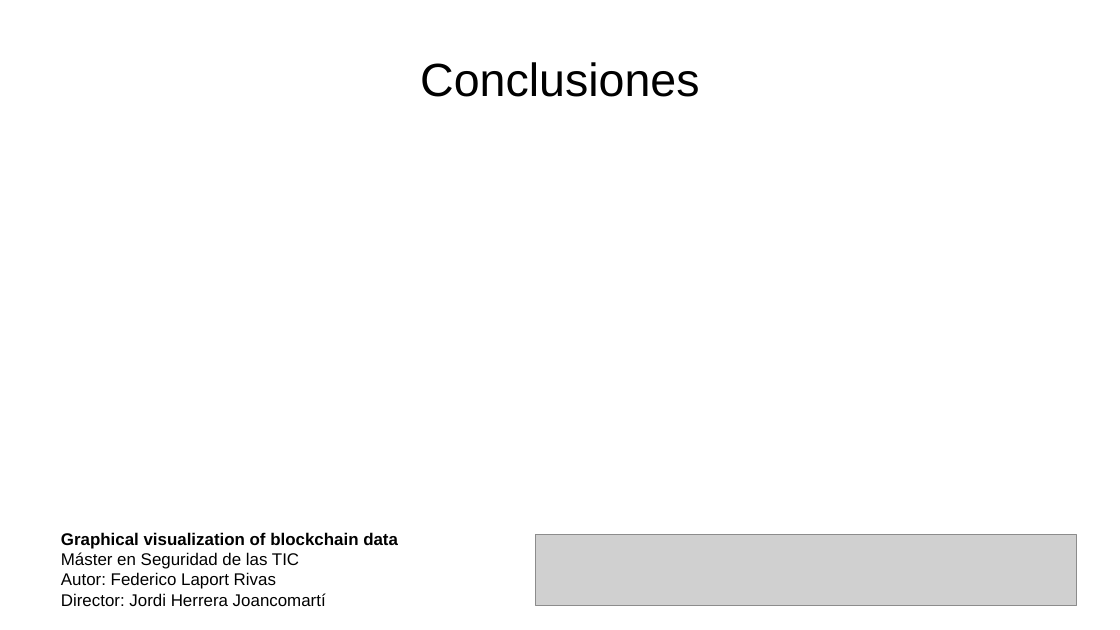
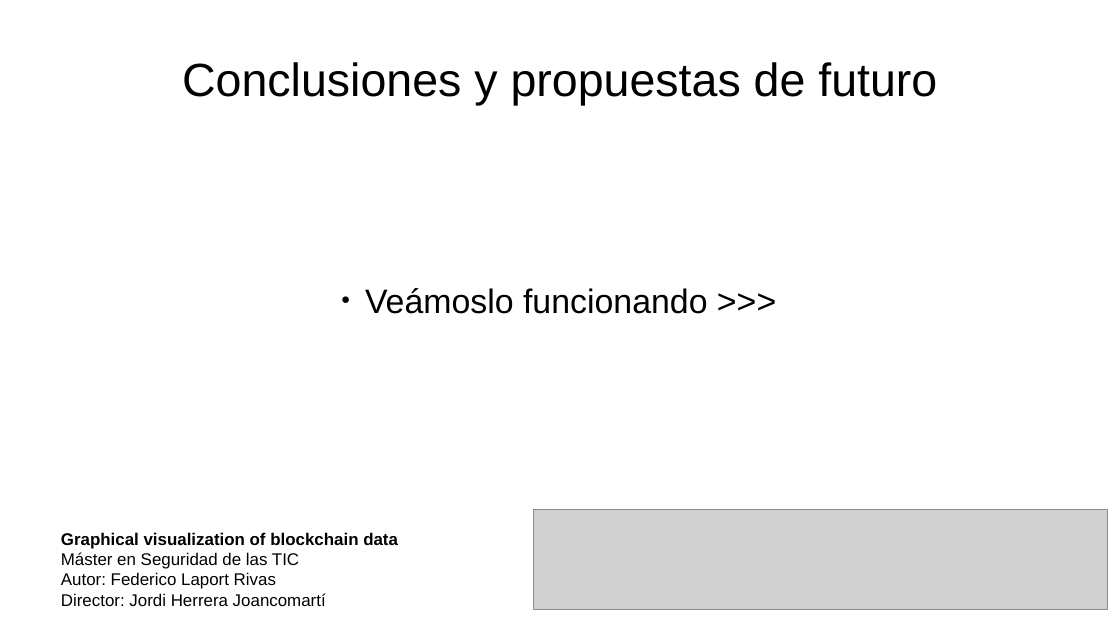
Before and after one commit to acrowise/chainplots, a slide deck: slide 16 of tfm_presentacion.odp (slide 13 before the commit). Drawn at 1120x630 pixels with LibreOffice and Linux fonts; fonts in the diff are those of the drawing; grey boxes stand for pictures. Boxes give left, top, right and bottom in pixels: in the first picture for what was removed or moved away, otherwise in the second. Text is boxed around its words. In the diff, an @@ line names an element or a change of style, - is before the commit and + after.

```diff
--- a/tfm_presentacion.odp
+++ b/tfm_presentacion.odp
@@ title at [182, 62, 937, 105]: text changed @@
-Conclusiones
+Conclusiones y propuestas de futuro
@@ text added at [365, 288, 708, 314], 24 pt, text #000000 @@
+● Veámoslo funcionando >>>
@@ picture: place and size @@
-picture at [536, 536, 1077, 607]
+picture at [534, 510, 1108, 610]
```
Also in this commit, not shown: 14 other slides changed, 2 slides added, 1 other file.
